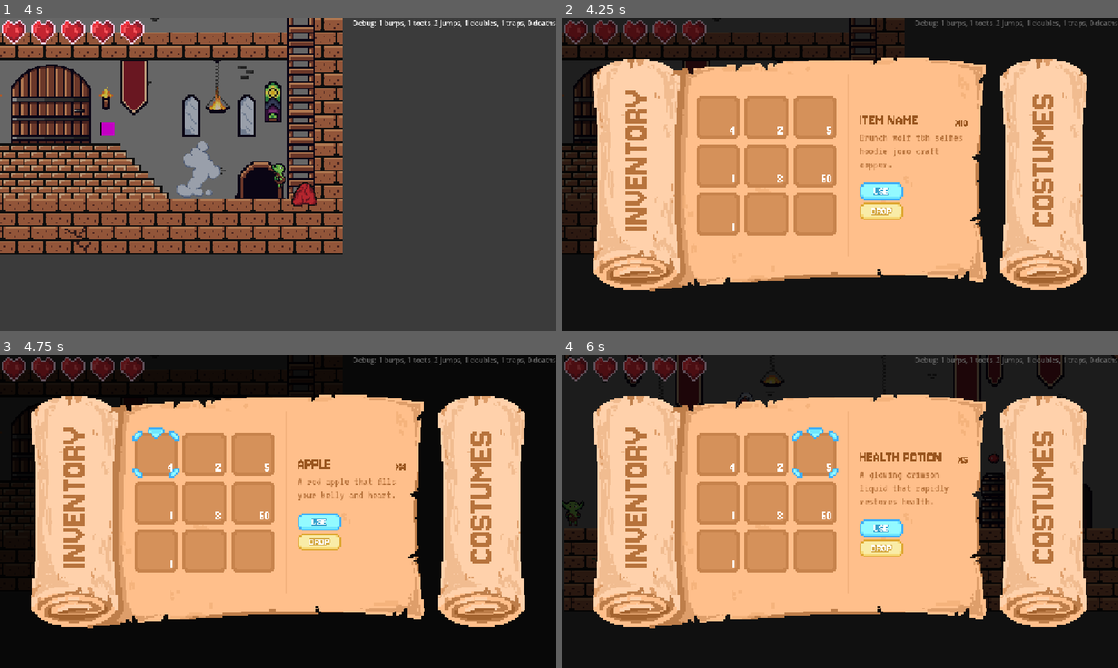
Above: before the commit, frames 1-4 (two rows, left to right).
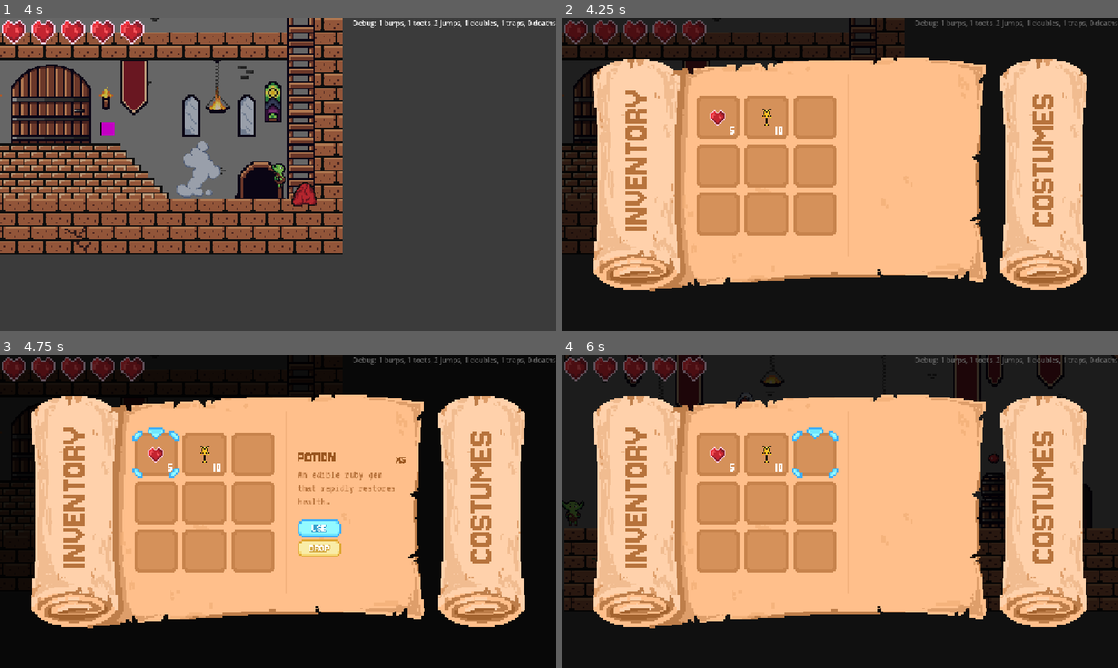
Above: after the commit, the same moments.

Repository: RealAmandaLive/OrcBurp
Game: Godot game, scene res://scenes/main.tscn
The game is run twice, just before and just after one commit, with the same random seed, the same clock (stepped at 60 frames per second) and the same inputs.
Inputs (mouse positions are in pixels of both pictures, inside the frame that each line leads up to):
- Up to frame 1 (4 s): tap Enter at 0.5 s; move the mouse to (400, 158) at 0.52 s; hold Right (right) 0.53-2.03 s; tap Shift (burp) at 0.6 s; click (400, 158) at 0.67 s; tap Space (jump) at 0.77, 1.52, 3.02, 3.77 s; move the mouse to (166, 190) at 1.27 s; tap W (climb) at 1.35 s; move the mouse to (333, 105) at 2.02 s; hold Left (left) 2.03-2.78 s; hold E (interact) 2.03-2.78 s; move the mouse to (250, 237) at 2.77 s; hold Right (right) from 2.78 s (still down); tap G (throw) at 2.85 s; click (250, 237) at 2.92 s; move the mouse to (444, 221) at 3.52 s; tap Ctrl (toot) at 3.6 s
- Up to frame 2 (4.25 s): keep holding Right (right); tap I (inventory) at 4.15 s
- Up to frame 3 (4.75 s): move the mouse to (155, 455) at 4.27 s; release Right (right) at 4.28 s; hold Left (left) from 4.28 s (still down); tap Shift (burp) at 4.35 s; click (155, 455) at 4.42 s; tap Space (jump) at 4.52 s
- Up to frame 4 (6 s): tap Space (jump) at 5 s; move the mouse to (767, 455) at 5.02 s; release Left (left) at 5.03 s; hold Right (right) 5.03-5.78 s; hold W (climb) 5.03-5.78 s; click (767, 455) at 5.17 s; tap Enter at 5.75 s; move the mouse to (817, 455) at 5.77 s; hold Left (left) from 5.78 s (still down); tap E (interact) at 5.85 s; click (817, 455) at 5.92 s

Frame 1 is identical in both runs. In frame 2, 1.6% of the frame differs, in the area x 26-73%, y 29-68%; in frame 3, 2.0%; in frame 4, 1.7%.

Commit message:
feat: inventory - ItemData resources for items database

Diff:
--- a/orc-burp-godot/project.godot
+++ b/orc-burp-godot/project.godot
@@ -14,6 +14,10 @@
 run/main_scene="uid://bae77lli1yk6o"
 config/features=PackedStringArray("4.7", "Forward Plus")
 config/icon="uid://dx0l3igha4652"
+
+[autoload]
+
+ItemDb="*uid://jdm4oxt1he5x"
 
 [display]
 
--- /dev/null
+++ b/orc-burp-godot/resources/ItemData.gd
@@ -0,0 +1,7 @@
+extends Resource
+class_name ItemData
+
+@export var id: String
+@export var name: String
+@export_multiline var description: String
+@export var texture : Texture
--- /dev/null
+++ b/orc-burp-godot/resources/items/key.tres
@@ -0,0 +1,12 @@
+[gd_resource type="Resource" script_class="ItemData" format=3 uid="uid://b5hv60akxici8"]
+
+[ext_resource type="Script" uid="uid://d34t1wwbfowtv" path="res://resources/ItemData.gd" id="1_7ur50"]
+[ext_resource type="Texture2D" uid="uid://cb5wu7xj2ln44" path="res://assets/Items/key.png" id="2_ykwyx"]
+
+[resource]
+script = ExtResource("1_7ur50")
+id = "key"
+name = "Key"
+description = "A majestic key that looks like it can open a door (or a chest?)"
+texture = ExtResource("2_ykwyx")
+metadata/_custom_type_script = "uid://d34t1wwbfowtv"
--- /dev/null
+++ b/orc-burp-godot/resources/items/potion.tres
@@ -0,0 +1,12 @@
+[gd_resource type="Resource" script_class="ItemData" format=3 uid="uid://d074ed0tow40f"]
+
+[ext_resource type="Script" uid="uid://d34t1wwbfowtv" path="res://resources/ItemData.gd" id="1_h3xj8"]
+[ext_resource type="Texture2D" uid="uid://bogtvnjdl4ytq" path="res://assets/HUD/heartGUI/fullHeart.png" id="2_36hb1"]
+
+[resource]
+script = ExtResource("1_h3xj8")
+id = "potion"
+name = "Potion"
+description = "An edible ruby gem that rapidly restores health."
+texture = ExtResource("2_36hb1")
+metadata/_custom_type_script = "uid://d34t1wwbfowtv"
--- a/orc-burp-godot/scenes/inventory_ui/item_slot.tscn
+++ b/orc-burp-godot/scenes/inventory_ui/item_slot.tscn
@@ -51,6 +51,7 @@
 vertical_alignment = 2
 
 [node name="ItemTexture" type="TextureRect" parent="." unique_id=1591625464]
+custom_maximum_size = Vector2(40, 40)
 layout_mode = 1
 anchors_preset = 8
 anchor_left = 0.5
@@ -63,6 +64,7 @@
 offset_bottom = 20.0
 grow_horizontal = 2
 grow_vertical = 2
+expand_mode = 1
 stretch_mode = 5
 
 [connection signal="gui_input" from="." to="." method="_on_gui_input"]
--- /dev/null
+++ b/orc-burp-godot/scenes/item_db.tscn
@@ -0,0 +1,10 @@
+[gd_scene format=3 uid="uid://jdm4oxt1he5x"]
+
+[ext_resource type="Script" uid="uid://c2nnwjt0cg7ok" path="res://scripts/item_db.gd" id="1_7t4ug"]
+[ext_resource type="Script" uid="uid://d34t1wwbfowtv" path="res://resources/ItemData.gd" id="2_j3cp2"]
+[ext_resource type="Resource" uid="uid://b5hv60akxici8" path="res://resources/items/key.tres" id="3_qby4j"]
+[ext_resource type="Resource" uid="uid://d074ed0tow40f" path="res://resources/items/potion.tres" id="4_0sgfb"]
+
+[node name="ItemDb" type="Node" unique_id=1928764216]
+script = ExtResource("1_7t4ug")
+items = Array[ExtResource("2_j3cp2")]([ExtResource("3_qby4j"), ExtResource("4_0sgfb")])
--- a/orc-burp-godot/scripts/inventory_ui/inventory_scroll.gd
+++ b/orc-burp-godot/scripts/inventory_ui/inventory_scroll.gd
@@ -8,50 +8,36 @@
 
 var selected_item : ItemSlot
 
-var items = [
-	{
-		"name": "apple",
-		"amount": 4,
-		"description": "A red apple that fills your belly and heart."
-	},
-	{
-		"name": "bread loaf",
-		"amount": 2,
-		"description": "A warm, crusty loaf of bread fresh from the oven."
-	},
-	{
-		"name": "health potion",
-		"amount": 5,
-		"description": "A glowing crimson liquid that rapidly restores health."
-	},
-	{
-		"name": "iron key",
-		"amount": 1,
-		"description": "An old, rusty iron key that looks like it opens a heavy door."
-	},
-	{
-		"name": "magic scroll",
-		"amount": 3,
-		"description": "An ancient parchment inscribed with glowing, mysterious runes."
-	},
-	{
-		"name": "copper coin",
-		"amount": 50,
-		"description": "A standard coin used for small transactions in local markets."
-	},
-	{
-		"name": "wooden shield",
-		"amount": 1,
-		"description": "A sturdy wooden shield reinforced with iron bands."
-	}
-]
+var items = {
+	"potion": 5,
+	"key": 10
+}
 
 func _ready() -> void:
 	var item_slots = %ItemsGrid.get_children()
 
-	for i in range(items.size()):
+	var keys = items.keys()
+
+	for i in range(keys.size()):
 		var item_slot = item_slots[i]
-		item_slot.set_item_data(items[i])
+		var item_data = ItemDb.get_item(keys[i])
+		var item = {
+			"id": item_data.id,
+			"name": item_data.name,
+			"description": item_data.description,
+			"texture": item_data.texture,
+			"amount": items[keys[i]]
+		}
+		item_slot.set_item_data(item)
+
+	reset()
+
+func reset():
+	item_name_label.text = ""
+	item_amount_label.text = ""
+	item_description_label.text = ""
+	button_primary.hide()
+	button_secondary.hide()
 
 func _on_item_slot_selected(item_slot: ItemSlot, data):
 	if selected_item:
@@ -64,7 +50,7 @@
 		item_name_label.text = data.name
 		item_amount_label.text = "x%d" % data.amount
 		item_description_label.text = data.description
+		button_primary.show()
+		button_secondary.show()
 	else:
-		item_name_label.text = ""
-		item_amount_label.text = ""
-		item_description_label.text = ""
+		reset()
--- a/orc-burp-godot/scripts/inventory_ui/item_slot.gd
+++ b/orc-burp-godot/scripts/inventory_ui/item_slot.gd
@@ -25,7 +25,7 @@
 func set_item_data(data):
 	item_data = data
 	amount_label.text = "%d" % item_data.amount
-	#item_texture_rect.texture = data.texture
+	item_texture_rect.texture = data.texture
 
 
 func _on_gui_input(event: InputEvent) -> void:
--- /dev/null
+++ b/orc-burp-godot/scripts/item_db.gd
@@ -0,0 +1,18 @@
+extends Node
+class_name ItemDB
+
+@export var items : Array[ItemData] = []
+
+var lookup : Dictionary = {}
+
+func _ready() -> void:
+	for item in items:
+		if item:
+			lookup[item.id] = item
+
+func get_item(id: String):
+	if lookup.has(id):
+		return lookup[id]
+
+	push_warning("Item %s not found" % id)
+	return null
Not shown, added: orc-burp-godot/resources/ItemData.gd.uid
Not shown, added: orc-burp-godot/scripts/item_db.gd.uid
